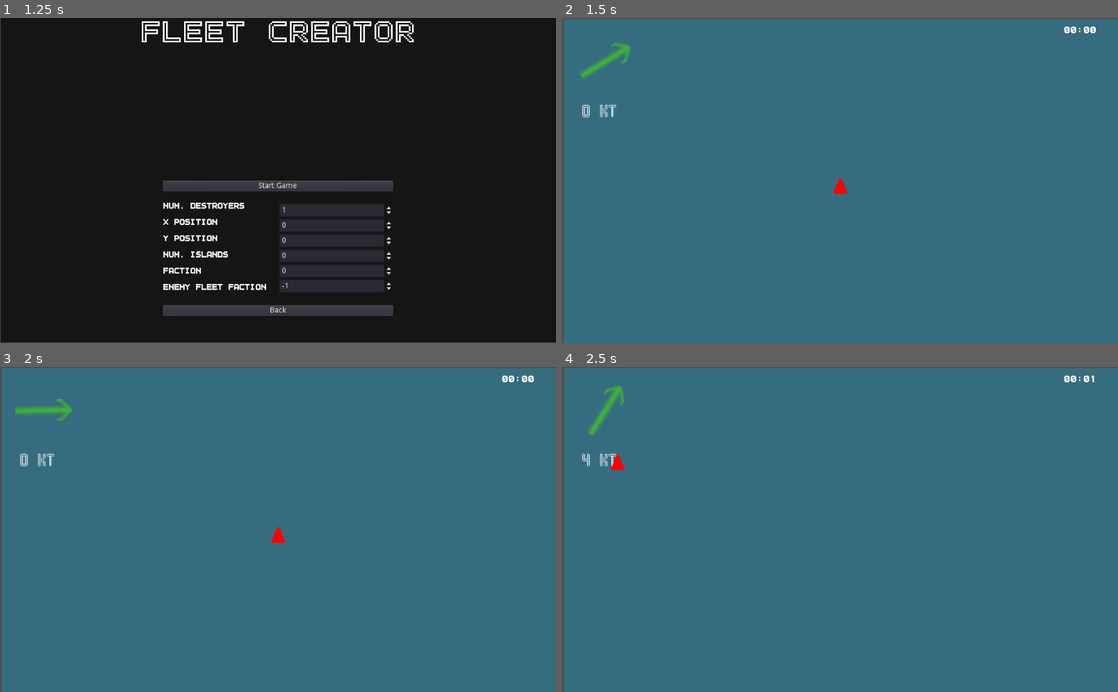
Above: before the commit, frames 1-4 (two rows, left to right).
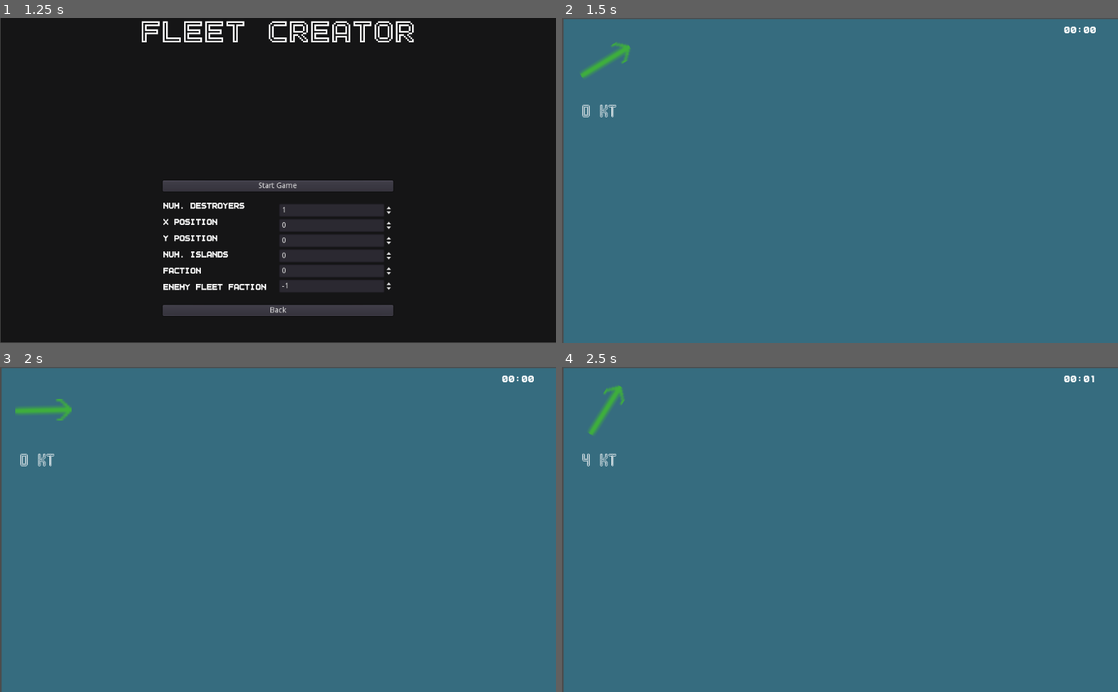
Above: after the commit, the same moments.

Repository: peter-shaw-benson/naval-game
Game: Godot game, scene res://gui/MainMenu.tscn
Two runs of this game, one before a commit and one after it. Both use one fixed random seed, a clock stepped at 60 frames per second and the inputs below.
Inputs (mouse positions are in pixels of both pictures, inside the frame that each line leads up to):
- Up to frame 1 (1.25 s): click "Start Game" at 0.5 s
- Up to frame 2 (1.5 s): click "Start Game" at 1.25 s
- Up to frame 3 (2 s): no input
- Up to frame 4 (2.5 s): move the mouse to (617, 461) at 2.02 s; hold X (bomb) from 2.03 s (still down); click (617, 461) at 2.17 s

Frame 1 is identical in both runs. In frame 2, less than 0.1% of the frame differs, in the area x 48-52%, y 49-55%; in frame 3, less than 0.1%; in frame 4, less than 0.1%.

Commit message:
able to create fleets from the startGame menu

Diff:
--- a/Game Map/Map 2.gd
+++ b/Game Map/Map 2.gd
@@ -179,7 +179,12 @@
 	#print(place_list)
 	#print(unit_data)
 
+	# here, the place_list is a list of the squadron data
+	#
+
 	if len(place_list) > 0:
+
+		print(unit_data)
 		#print("placing next squad, current place list:", place_list)
 		var squad_index = place_list[0]
 		#print(unit_data[squad_index])
--- a/gui/Fleet Maker.gd
+++ b/gui/Fleet Maker.gd
@@ -21,46 +21,42 @@
 func get_fleet():
 	# Create a new squadron here, reading from the number boxes
 
+	var initial_pos = Vector2(position_x, position_y)
 	#var squad = Squadron.new()
-	var ship_list = make_destroyer_array(num_destroyers)
+	var ship_list = make_destroyer_array(num_destroyers, initial_pos)
 	#print(ship_list[0].speed)
-	var initial_pos = Vector2(position_x, position_y)
 
-	# making one destroyer for now.
-	return {"ship": Destroyer.new(),
+	return ship_list
+
+func make_destroyer_array(length, initial_pos):
+	var destroyer_array = []
+
+	for i in range(length):
+		var next_destroyer = Destroyer.new()
+		#print(next_destroyer)
+
+		destroyer_array.append({"ship": next_destroyer,
 			"position": initial_pos,
 			"type": "ship",
-			"faction": faction}
-
-func make_destroyer_array(length):
-	var destroyer_array = []
-
-	for i in range(length+1):
-		var next_destroyer = Destroyer.new()
-		#print(next_destroyer)
-		destroyer_array.append(next_destroyer)
+			"faction": faction})
 
 	return destroyer_array
 
 func make_enemy_fleet():
+	var initial_pos = Vector2(400, 300)
+	#var squad = Squadron.new()
+	var ship_list = make_destroyer_array(2, initial_pos)
+	#print(ship_list[0].speed)
 
-	#var squad = Squadron.new()
-	var ship_list = make_destroyer_array(2)
-	#print(ship_list[0].speed)
-	var initial_pos = Vector2(400, 300)
-
-	return {"ship": Destroyer.new(),
-			"position": initial_pos,
-			"type": "ship",
-			"faction": enemy_faction}
+	return ship_list
 
 func get_fleet_list():
 	var temp_list = []
 
-	temp_list.append(get_fleet())
+	temp_list += get_fleet()
 
 	if enemy_faction >= 0:
-		temp_list.append(make_enemy_fleet())
+		temp_list += make_enemy_fleet()
 
 	return temp_list
 
